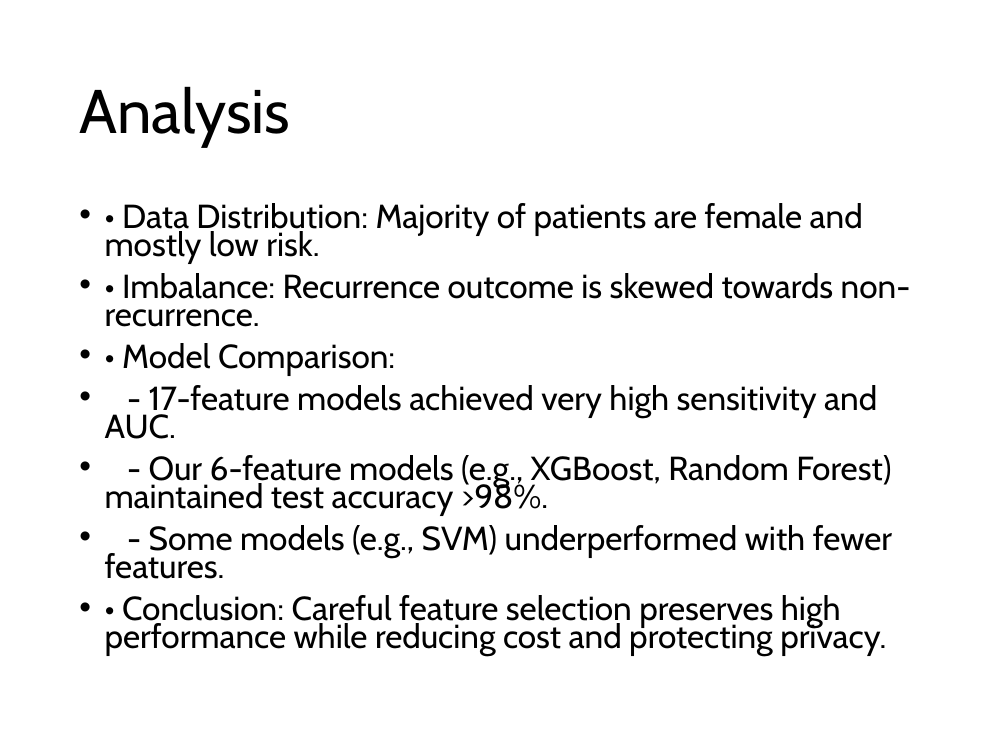
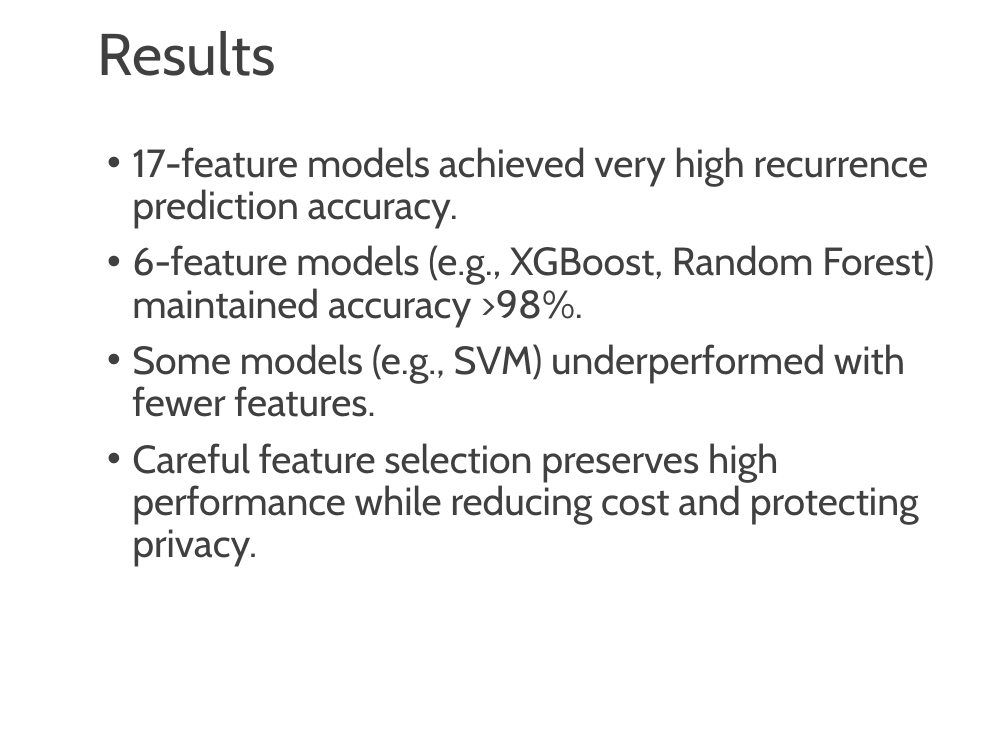
Before and after one commit to josh-dcosta/pjas-thyroid, a slide deck: slide 16 of presentation/Thyroid_Cancer_Recurrence_Presentation.pptx (slide 13 before the commit). Drawn at 1008x756 pixels with LibreOffice and Linux fonts; fonts in the diff are those of the drawing. Boxes give left, top, right and bottom in pixels: in the first picture for what was removed or moved away, otherwise in the second. Text is boxed around its words. In the diff, an @@ line names an element or a change of style, - is before the commit and + after.

```diff
--- a/presentation/Thyroid_Cancer_Recurrence_Presentation.pptx
+++ b/presentation/Thyroid_Cancer_Recurrence_Presentation.pptx
@@ text added at [98, 31, 275, 76], 42 pt, text #404040 @@
+Results
@@ title removed at [79, 86, 290, 147] @@
-Analysis
@@ text at [132, 147, 934, 567]: text changed; size 23.8 to 28 pt; text colour #000000 to #404040 @@
-• • Data Distribution: Majority of patients are female and mostly low risk.
-• • Imbalance: Recurrence outcome is skewed towards non-recurrence.
-• • Model Comparison:
-• - 17-feature models achieved very high sensitivity and AUC.
-• - Our 6-feature models (e.g., XGBoost, Random Forest) maintained test accuracy >98%.
-• - Some models (e.g., SVM) underperformed with fewer features.
-• • Conclusion: Careful feature selection preserves high performance while reducing cost and protecting privacy.
+• 17-feature models achieved very high recurrence prediction accuracy.
+• 6-feature models (e.g., XGBoost, Random Forest) maintained accuracy >98%.
+• Some models (e.g., SVM) underperformed with fewer features.
+• Careful feature selection preserves high performance while reducing cost and protecting privacy.
```
Also in this commit, not shown: 13 other slides changed, 7 slides added, 4 slides removed.
